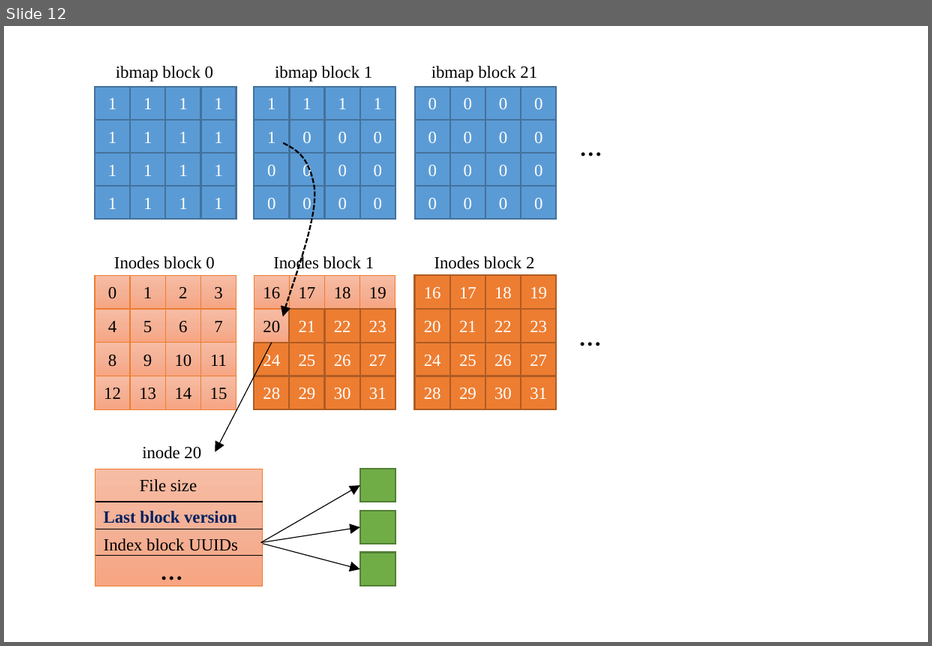
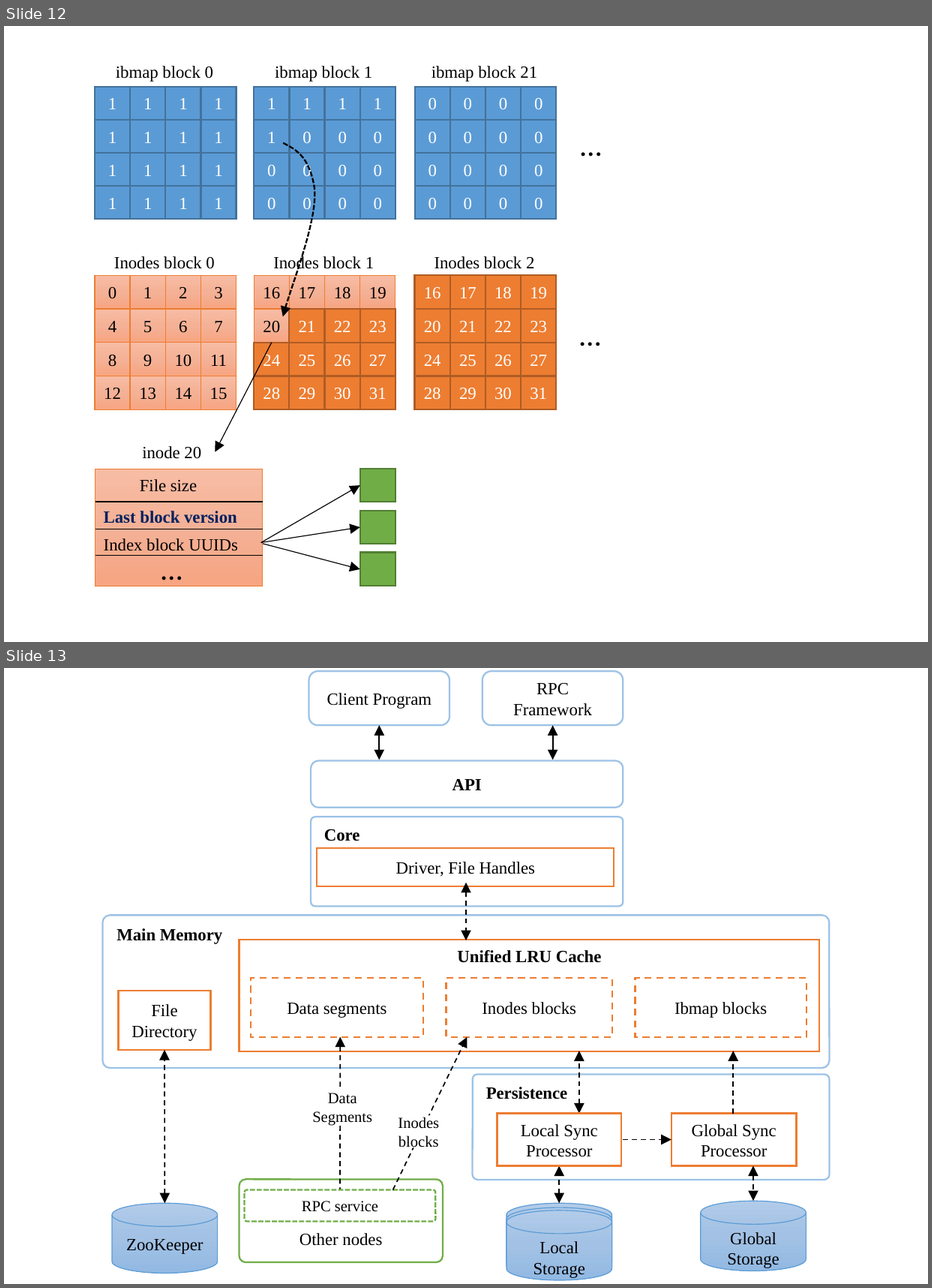
Before and after one commit to smash-bi/kawkab, a slide deck: docs/design/figures/fs-design.pptx. Shown one above the other, each under a label of ours: slide 12 before the commit, slides 12 and 13 after it. The pictures are 932x646 and 932x1288 pixels, drawn with LibreOffice and Linux fonts; fonts in the diff are those of the drawing. Boxes give left, top, right and bottom in pixels: in the first picture for what was removed or moved away, otherwise in the second. Text is boxed around its words. In the diff, an @@ line names an element or a change of style, - is before the commit and + after.

```diff
--- a/docs/design/figures/fs-design.pptx
+++ b/docs/design/figures/fs-design.pptx
@@ slide 13 added at (4, 668, 928, 1284), background #FFFFFF @@
@@ group added at (309, 672, 623, 907): 4 rounded rectangles, 2 double arrows, 1 rectangle @@
+Client Program
+RPC Framework
+API
+Core
+Driver, File Handles
@@ double arrow added from (466, 882) to (466, 940), #000000 0.75 pt dashed @@
@@ group added at (102, 916, 830, 1068): 5 rectangles, 1 rounded rectangle @@
+Main Memory
+Inodes blocks
+Data segments
+Unified LRU Cache
+File Directory
+Ibmap blocks
@@ double arrow added from (164, 1203) to (164, 1050), #000000 0.75 pt dashed @@
@@ arrow added from (340, 1190) to (340, 1036), #000000 0.75 pt dashed @@
@@ arrow added from (393, 1190) to (468, 1038), #000000 0.75 pt dashed @@
@@ double arrow added from (579, 1113) to (579, 1051), #000000 0.75 pt dashed @@
@@ arrow added from (733, 1113) to (733, 1051), #000000 0.75 pt dashed @@
@@ text added at (312, 1092, 372, 1126), 9 pt, text #000000 @@
+Data Segments
@@ rounded rectangle added at (472, 1074, 830, 1180), fill #FFFFFF, outline #9DC3E6 1 pt, 10 pt, text #000000, bold @@
+Persistence
@@ text added at (398, 1116, 439, 1150), 9 pt, text #000000 @@
+Inodes blocks
@@ rectangle added at (497, 1113, 621, 1166), fill #FFFFFF, outline #ED7D31 1 pt, 10 pt, text #000000 @@
+Local Sync Processor
@@ rectangle added at (672, 1113, 798, 1166), fill #FFFFFF, outline #ED7D31 1 pt, 10 pt, text #000000 @@
+Global Sync Processor
@@ arrow added from (624, 1140) to (672, 1140), #000000 0.75 pt dashed @@
@@ rounded rectangle added at (240, 1180, 443, 1262), fill #FFFFFF, outline #70AD47 1 pt, 10 pt, text #000000 @@
+Other nodes
@@ double arrow added from (560, 1203) to (560, 1166), #000000 0.75 pt dashed @@
@@ double arrow added from (753, 1166) to (753, 1201), #000000 0.75 pt dashed @@
@@ cylinder added at (113, 1203, 218, 1273), fill gradient #B1CBE9 to #A3C1E5 to #93B9E4, outline #5B9BD5 0.5 pt, 10 pt, text #000000 @@
+ZooKeeper
@@ rounded rectangle added at (244, 1190, 435, 1222), fill #FFFFFF, outline #70AD47 1 pt dashed, 9 pt, text #000000 @@
+RPC service
@@ cylinder added at (506, 1203, 612, 1273), fill gradient #B1CBE9 to #A3C1E5 to #93B9E4, outline #5B9BD5 0.5 pt, 10 pt, text #000000 @@
+Local Storage
@@ cylinder added at (506, 1207, 612, 1278), fill gradient #B1CBE9 to #A3C1E5 to #93B9E4, outline #5B9BD5 0.5 pt, 10 pt, text #000000 @@
+Local Storage
@@ cylinder added at (700, 1201, 806, 1272), fill gradient #B1CBE9 to #A3C1E5 to #93B9E4, outline #5B9BD5 0.5 pt, 10 pt, text #000000 @@
+Global Storage
@@ cylinder added at (506, 1210, 612, 1280), fill gradient #B1CBE9 to #A3C1E5 to #93B9E4, outline #5B9BD5 0.5 pt, 10 pt, text #000000 @@
+Local Storage
```
Also in this commit, not shown: 26 other files.
